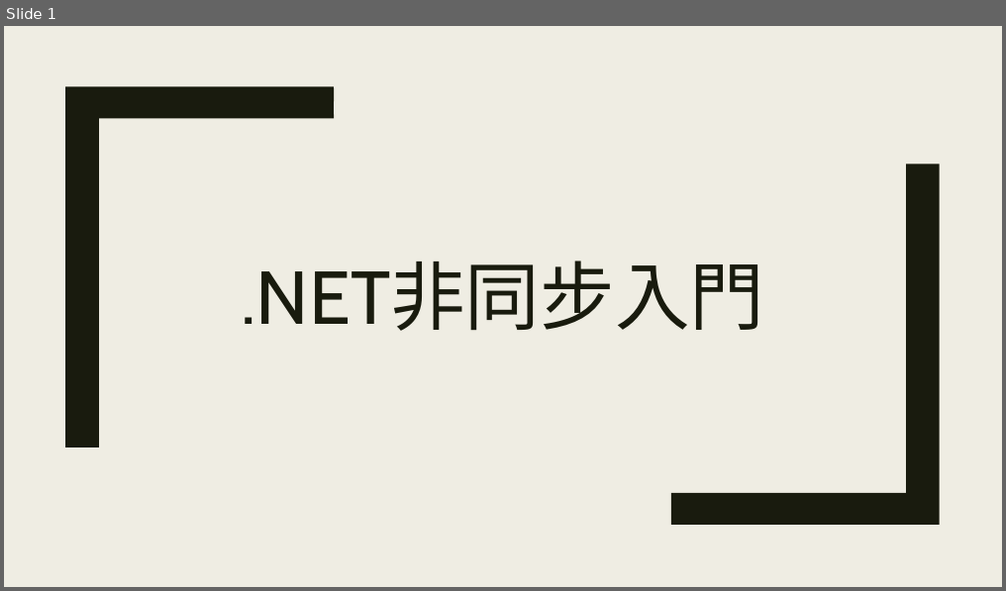
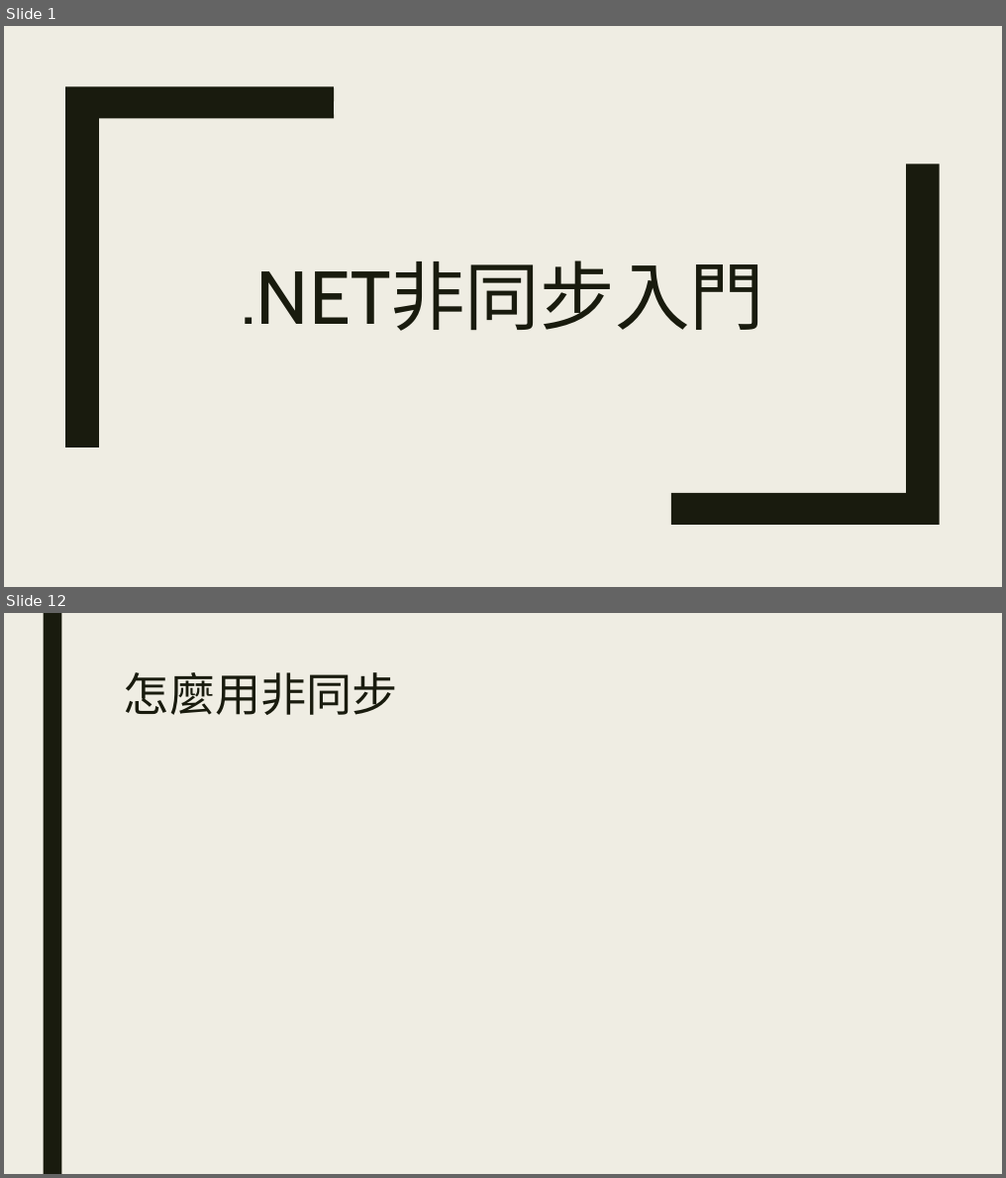
Before and after one commit to ryans610/.NET-Async-Basic, a slide deck: .NET非同步入門.pptx. Shown one above the other, each under a label of ours: slide 1 before the commit, slides 1 and 12 after it; the slides between them are not shown. The pictures are 1006x591 and 1006x1178 pixels, drawn with LibreOffice and Linux fonts; fonts in the diff are those of the drawing. Boxes give left, top, right and bottom in pixels: in the first picture for what was removed or moved away, otherwise in the second. Text is boxed around its words. In the diff, an @@ line names an element or a change of style, - is before the commit and + after.

```diff
--- a/.NET非同步入門.pptx
+++ b/.NET非同步入門.pptx
@@ slide 12 added at (4, 613, 1002, 1174), background #EFEDE3 @@
@@ rectangle added at (43, 613, 61, 1174), fill #191B0E @@
@@ title added at (124, 672, 398, 715), 44 pt, text #191B0E @@
+怎麼用非同步
```
Also in this commit, not shown: 9 other slides added.
